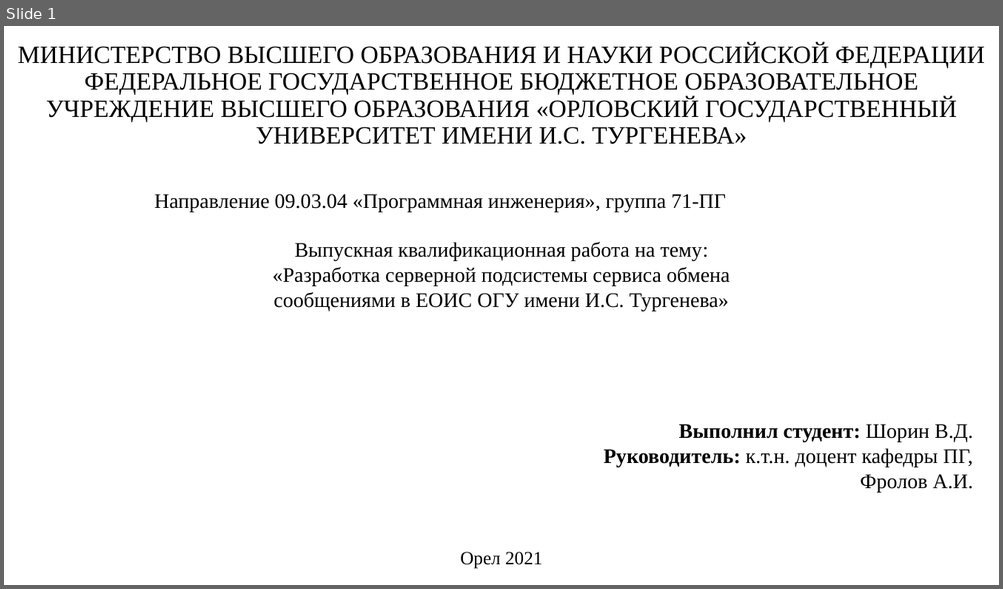
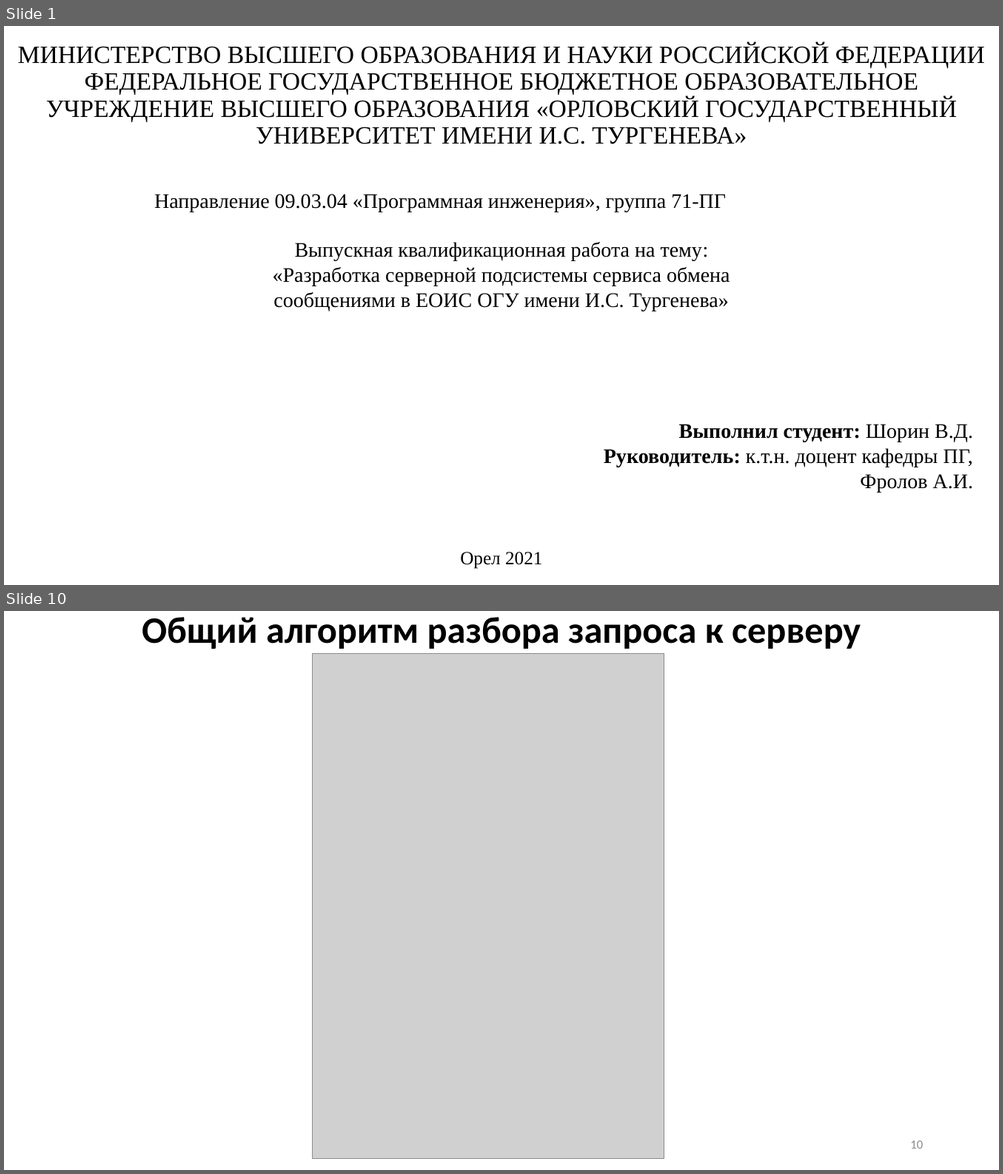
Before and after one commit to Kniger33/Institute, a slide deck: Diploma/Диплом/Преза/ВКР_Шорин.pptx. Shown one above the other, each under a label of ours: slide 1 before the commit, slides 1 and 10 after it; the slides between them are not shown. The pictures are 1003x589 and 1003x1174 pixels, drawn with LibreOffice and Linux fonts; fonts in the diff are those of the drawing; grey boxes stand for pictures. Boxes give left, top, right and bottom in pixels: in the first picture for what was removed or moved away, otherwise in the second. Text is boxed around its words. In the diff, an @@ line names an element or a change of style, - is before the commit and + after.

```diff
--- a/Diploma/Диплом/Преза/ВКР_Шорин.pptx
+++ b/Diploma/Диплом/Преза/ВКР_Шорин.pptx
@@ slide 10 added at (x1=4, y1=611, x2=999, y2=1170), background #FFFFFF @@
@@ title added at (x1=142, y1=617, x2=860, y2=649), 36 pt, text #000000, bold @@
+Общий алгоритм разбора запроса к серверу
@@ picture added at (x1=312, y1=653, x2=663, y2=1159) @@
@@ page number added at (x1=910, y1=1141, x2=922, y2=1149), 12 pt, text #8C8C8C @@
+10
```
Also in this commit, not shown: 6 slides changed, 4 other slides added, 2 slides removed, 2 other files.
